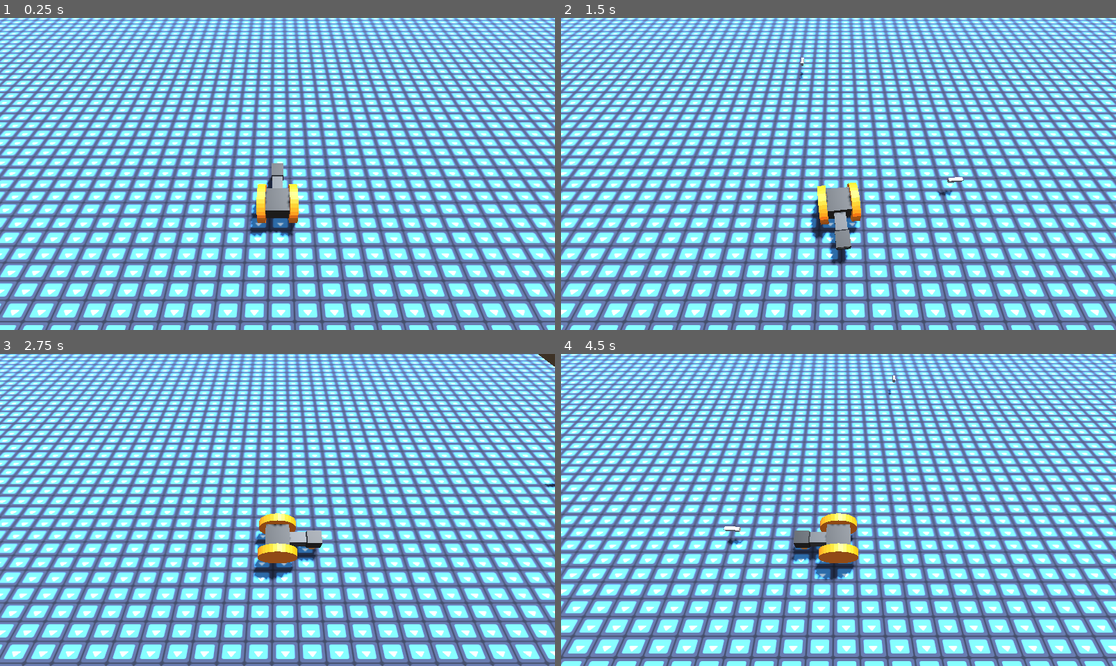
Above: before the commit, frames 1-4 (two rows, left to right).
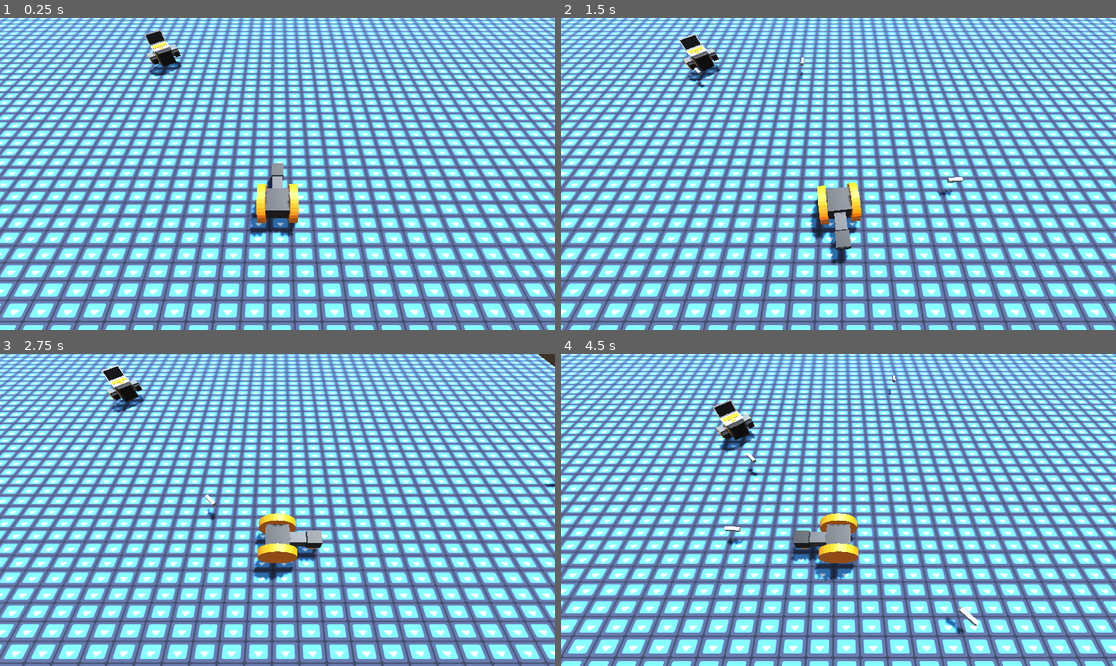
Above: after the commit, the same moments.

Repository: Username4D/Frameclash
Game: Godot game, scene res://scenes/arena_scene.tscn
The game is run twice, just before and just after one commit, with the same random seed, the same clock (stepped at 60 frames per second) and the same inputs. The project has no main scene, so this scene is started directly. The engine's default icon, where the game draws it, is replaced by a stand-in: a white triangle on a blue panel in a dark square.
Inputs:
- Up to frame 1 (0.25 s): no input
- Up to frame 2 (1.5 s): tap Enter (ui_accept) at 0.5, 0.77 s; hold Right (ui_right) 0.53-1.28 s; hold Down (ui_down) from 1.28 s (still down)
- Up to frame 3 (2.75 s): tap Enter (ui_accept) at 1.52 s; release Down (ui_down) at 2.03 s; hold Right (ui_right) from 2.03 s (still down)
- Up to frame 4 (4.5 s): release Right (ui_right) at 2.78 s; hold Up (ui_up) 2.78-3.53 s; tap Enter (ui_accept) at 3.02, 3.77 s; hold Left (ui_left) from 3.53 s (still down)

The runs differ from the first frame. In frame 1, 0.6% of the frame differs, in the area x 25-33%, y 3-19%; in frame 2, 0.7%; in frame 3, 0.7%; in frame 4, 1.0%, in the area x 27-76%, y 14-90%.

Commit message:
created roller enemy

Diff:
--- a/scenes/arena_scene.tscn
+++ b/scenes/arena_scene.tscn
@@ -1,8 +1,9 @@
-[gd_scene load_steps=11 format=3 uid="uid://crnc3h3kury05"]
+[gd_scene load_steps=12 format=3 uid="uid://crnc3h3kury05"]
 
 [ext_resource type="PackedScene" uid="uid://dwnj7o6j5hhaf" path="res://scenes/player.tscn" id="1_f05c1"]
 [ext_resource type="Texture2D" uid="uid://byoim7vom3x8w" path="res://icon.svg" id="2_v87wf"]
 [ext_resource type="PackedScene" uid="uid://bm0lcqjq0augx" path="res://scenes/enemy.tscn" id="3_v87wf"]
+[ext_resource type="PackedScene" uid="uid://cxurx5g14168l" path="res://scenes/roller.tscn" id="4_8k0nb"]
 
 [sub_resource type="ProceduralSkyMaterial" id="ProceduralSkyMaterial_8k0nb"]
 sky_horizon_color = Color(0.66224277, 0.6717428, 0.6867428, 1)
@@ -65,3 +66,6 @@
 
 [node name="enemy" parent="enemies" instance=ExtResource("3_v87wf")]
 transform = Transform3D(1, 0, 0, 0, 1, 0, 0, 0, 1, 7, 0, 11)
+
+[node name="roller" parent="enemies" instance=ExtResource("4_8k0nb")]
+transform = Transform3D(1, 0, 0, 0, 1, 0, 0, 0, 1, -5, 0, -7)
--- a/scenes/bullet.gd
+++ b/scenes/bullet.gd
@@ -1,5 +1,6 @@
 extends Area3D
 
+@export var enemy = false
 
 func _physics_process(delta: float) -> void:
 	self.position += Vector3(0.0,0.0,0.1).rotated(Vector3(0,1,0),self.rotation.y)
--- a/scenes/enemy.tscn
+++ b/scenes/enemy.tscn
@@ -1,7 +1,6 @@
-[gd_scene load_steps=4 format=3 uid="uid://bm0lcqjq0augx"]
+[gd_scene load_steps=3 format=3 uid="uid://bm0lcqjq0augx"]
 
 [ext_resource type="Script" uid="uid://bjrfttjtgja7r" path="res://scripts/enemy.gd" id="1_7p1mj"]
-[ext_resource type="PackedScene" uid="uid://dlxvqnp825tmk" path="res://assets/roller.glb" id="2_md0e3"]
 
 [sub_resource type="BoxShape3D" id="BoxShape3D_8tegq"]
 
@@ -13,5 +12,5 @@
 [node name="NavigationAgent3D" type="NavigationAgent3D" parent="."]
 script = ExtResource("1_7p1mj")
 
-[node name="roller" parent="." instance=ExtResource("2_md0e3")]
+[node name="Mesh" type="Node3D" parent="."]
 transform = Transform3D(-2.1855694e-08, 0, 0.5, 0, 0.5, 0, -0.5, 0, -2.1855694e-08, 0, 0, 0)
--- /dev/null
+++ b/scenes/roller.tscn
@@ -0,0 +1,17 @@
+[gd_scene load_steps=4 format=3 uid="uid://cxurx5g14168l"]
+
+[ext_resource type="PackedScene" uid="uid://bm0lcqjq0augx" path="res://scenes/enemy.tscn" id="1_ta2py"]
+[ext_resource type="Script" uid="uid://cb8dbcurd62pl" path="res://scripts/roller.gd" id="2_01orx"]
+[ext_resource type="PackedScene" uid="uid://dlxvqnp825tmk" path="res://assets/roller.glb" id="2_8r0rl"]
+
+[node name="roller" instance=ExtResource("1_ta2py")]
+script = ExtResource("2_01orx")
+
+[node name="roller" parent="Mesh" index="0" instance=ExtResource("2_8r0rl")]
+transform = Transform3D(-4.371139e-08, 0, 1, 0, 1, 0, -1, 0, -4.371139e-08, 0, 0, 0)
+
+[node name="shoot_1" type="Marker3D" parent="Mesh" index="1"]
+transform = Transform3D(-2, 0, -1.7484555e-07, 0, 2, 0, 1.7484555e-07, 0, -2, -0.94, 0, -0.50000006)
+
+[node name="shoot_2" type="Marker3D" parent="Mesh" index="2"]
+transform = Transform3D(-2, 0, -1.7484555e-07, 0, 2, 0, 1.7484555e-07, 0, -2, 0.94, 0, -0.49999997)
--- /dev/null
+++ b/scenes/roller_bullet.tscn
@@ -0,0 +1,18 @@
+[gd_scene load_steps=4 format=3 uid="uid://6kpfwqn8egvp"]
+
+[ext_resource type="Script" uid="uid://bcvr2vpo7yefc" path="res://scenes/bullet.gd" id="1_myi65"]
+
+[sub_resource type="BoxShape3D" id="BoxShape3D_myi65"]
+size = Vector3(0.2, 0.2, 0.4)
+
+[sub_resource type="BoxMesh" id="BoxMesh_gl8o3"]
+size = Vector3(0.2, 0.2, 0.4)
+
+[node name="bullet" type="Area3D"]
+script = ExtResource("1_myi65")
+
+[node name="CollisionShape3D" type="CollisionShape3D" parent="."]
+shape = SubResource("BoxShape3D_myi65")
+
+[node name="MeshInstance3D" type="MeshInstance3D" parent="."]
+mesh = SubResource("BoxMesh_gl8o3")
--- a/scripts/enemy.gd
+++ b/scripts/enemy.gd
@@ -11,6 +11,8 @@
 	self.set_target_position(movement_target)
 
 func _physics_process(delta):
+	if self.get_parent().get_parent().get_parent().get_node("player"):
+		self.get_parent().get_node("Mesh").look_at(self.get_parent().get_parent().get_parent().get_node("player").position)
 	# Do not query when the map has never synchronized and is empty.
 	if NavigationServer3D.map_get_iteration_id(self.get_navigation_map()) == 0:
 		return
--- /dev/null
+++ b/scripts/roller.gd
@@ -0,0 +1,16 @@
+extends CharacterBody3D
+
+var bullet = preload("res://scenes/bullet.tscn")
+
+func shoot():
+	var shot_l = bullet.instantiate()
+	shot_l.transform = $Mesh/shoot_1.global_transform
+	self.get_parent().get_parent().add_child(shot_l)
+	await get_tree().create_timer(1.4).timeout
+	var shot_r = bullet.instantiate()
+	shot_r.transform = $Mesh/shoot_2.global_transform
+	self.get_parent().get_parent().add_child(shot_r)
+	await get_tree().create_timer(1.4).timeout.connect(shoot)
+
+func _ready() -> void:
+	shoot()
Not shown, added: scripts/roller.gd.uid
